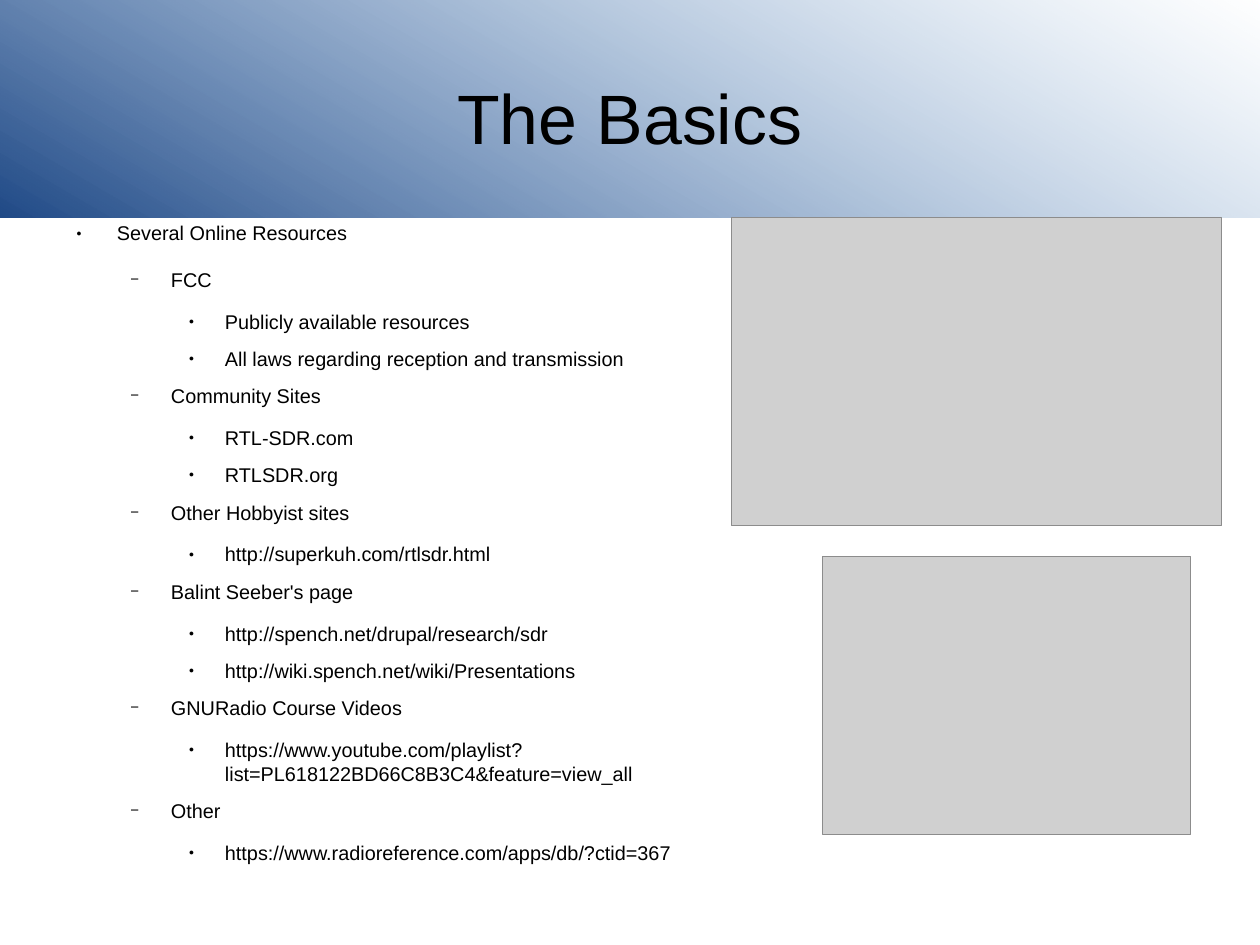
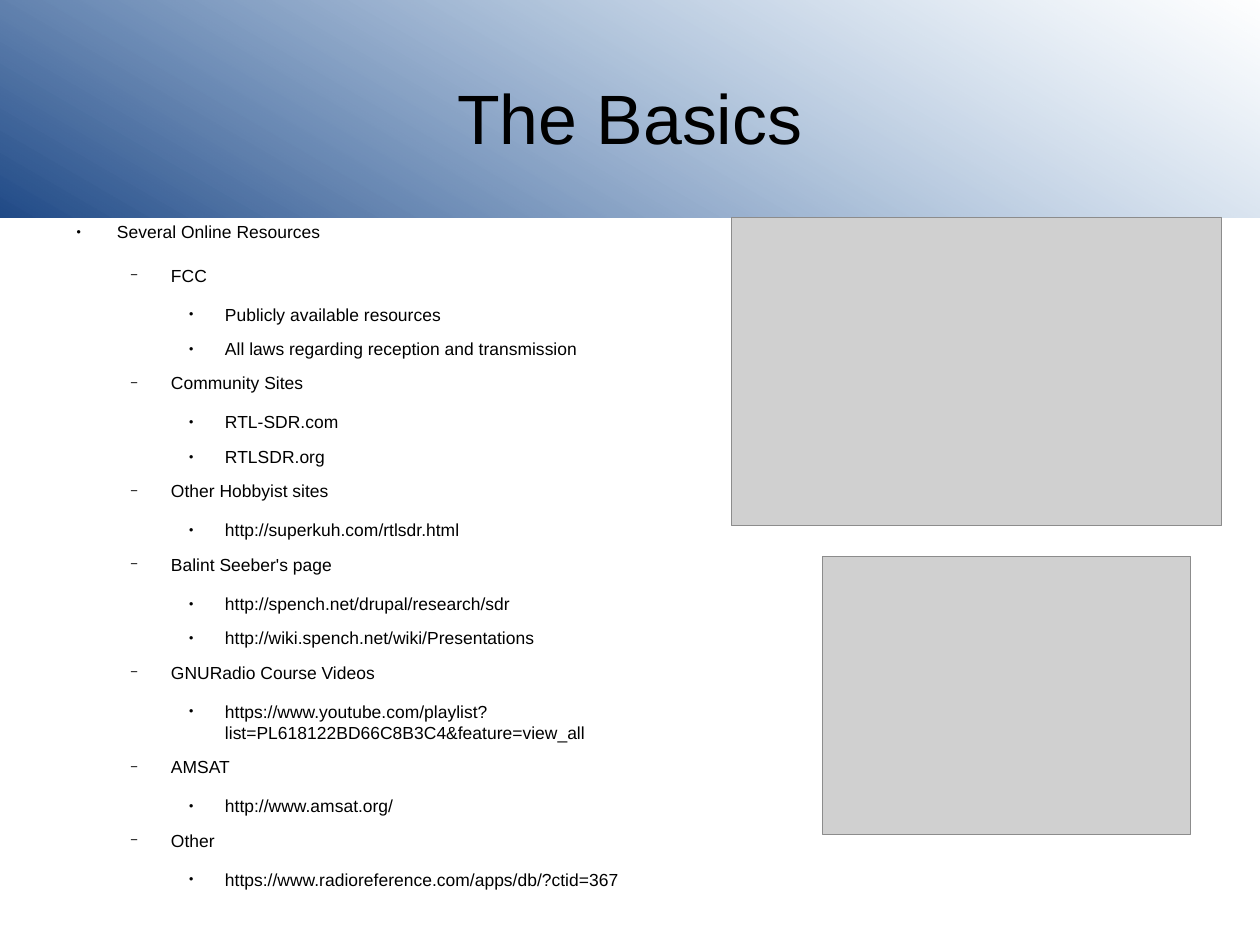
Before and after one commit to joeblankenship1/SDR, a slide deck: slide 11 of SDRclassPresentation.odp. Drawn at 1260x945 pixels with LibreOffice and Linux fonts; fonts in the diff are those of the drawing; grey boxes stand for pictures; background and template pictures are left out. Boxes give left, top, right and bottom in pixels: in the first picture for what was removed or moved away, otherwise in the second. Text is boxed around its words. In the diff, an @@ line names an element or a change of style, - is before the commit and + after.

Commit message:
Additional Resources

```diff
--- a/SDRclassPresentation.odp
+++ b/SDRclassPresentation.odp
@@ text at bbox=[117, 225, 618, 889]: size 12.5 to 11 pt @@
@@ text at bbox=[171, 523, 459, 816]: paragraphs added @@
+  − AMSAT
+    ● http://www.amsat.org/
```
Also in this commit, not shown: 4 other files.
